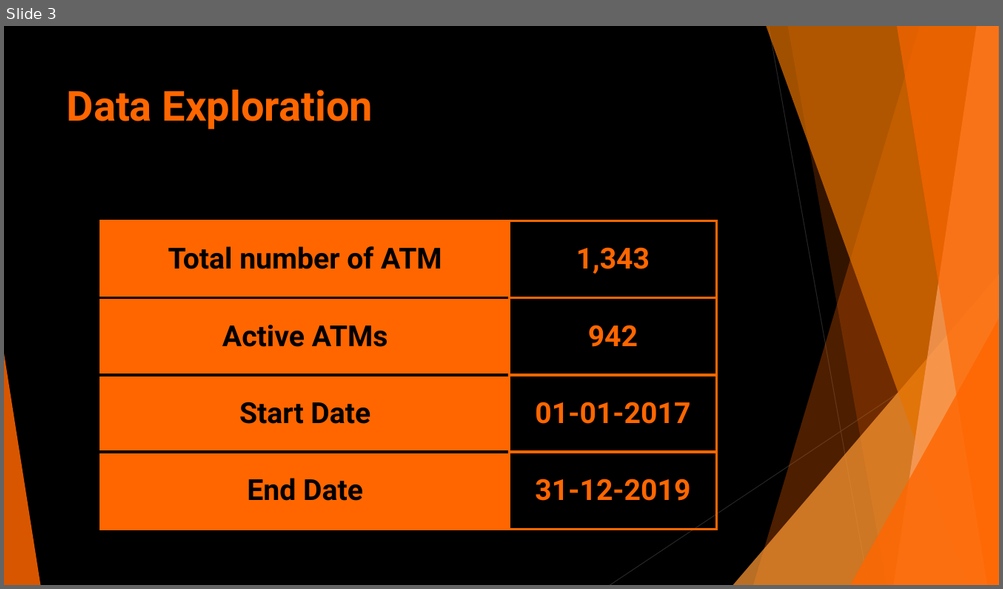
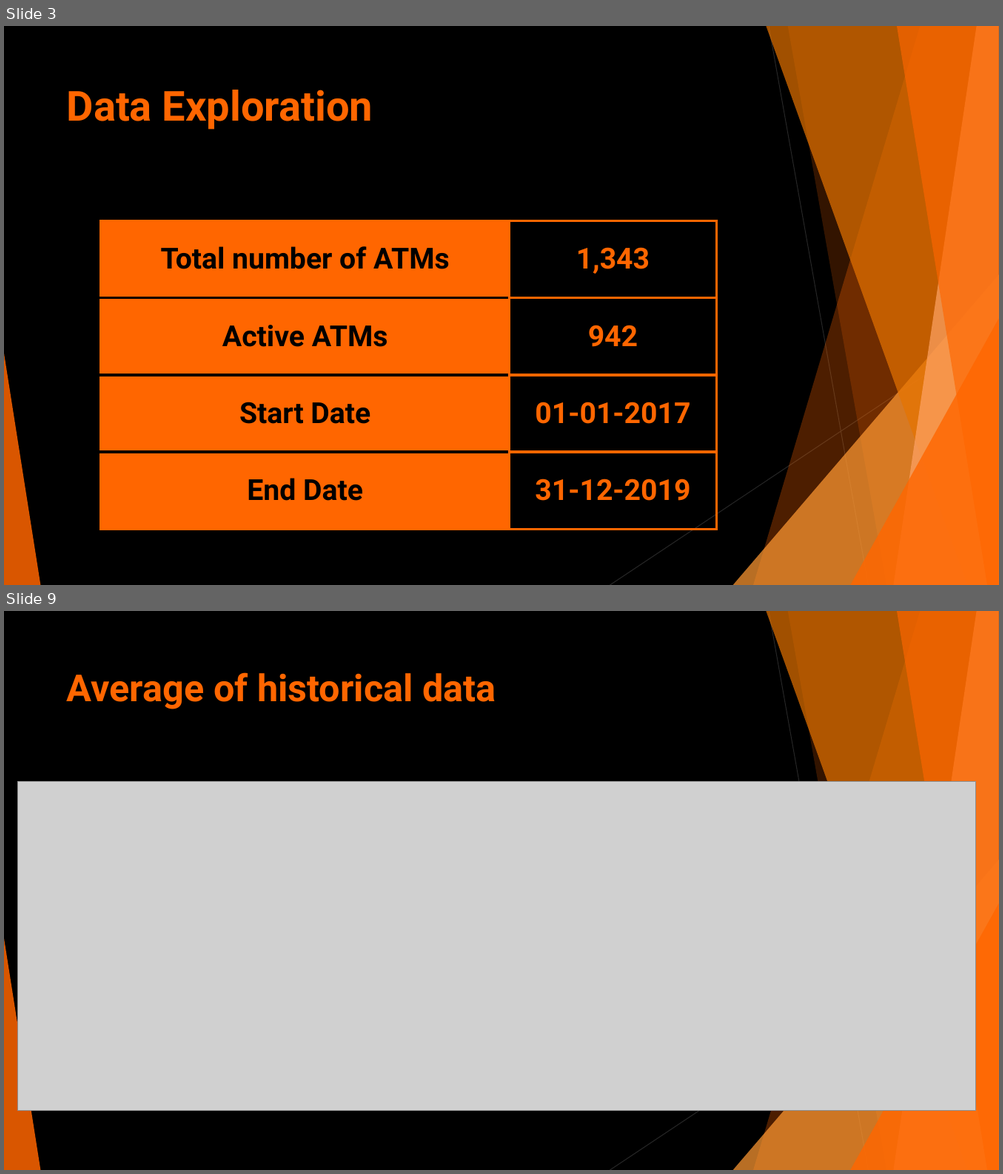
Before and after one commit to Giorgi-Kokaia/ATM-cashflow, a slide deck: ATM.pptx. Shown one above the other, each under a label of ours: slide 3 before the commit, slides 3 and 9 after it; the slides between them are not shown. The pictures are 1003x589 and 1003x1174 pixels, drawn with LibreOffice and Linux fonts; fonts in the diff are those of the drawing; grey boxes stand for pictures. Boxes give left, top, right and bottom in pixels: in the first picture for what was removed or moved away, otherwise in the second. Text is boxed around its words. In the diff, an @@ line names an element or a change of style, - is before the commit and + after.

```diff
--- a/ATM.pptx
+++ b/ATM.pptx
@@ slide 9 added at (x1=4, y1=611, x2=999, y2=1170), background #000000; not listed: 10 template elements that a slide beside it also shows @@
@@ title added at (x1=67, y1=672, x2=495, y2=709), 36 pt, text #FF6600, bold @@
+Average of historical data
@@ picture added at (x1=17, y1=781, x2=976, y2=1111) @@
@@ slide 3 changed as well @@
@@ table at (x1=101, y1=221, x2=717, y2=530) @@
-row 1, column 1: Total number of ATM
+row 1, column 1: Total number of ATMs
```
Also in this commit, not shown: 2 other slides changed, 5 other slides added, 1 slide removed, 2 other files.
